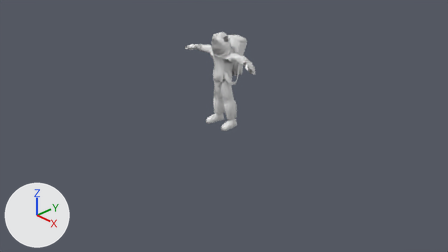
Before and after pictures for a commit that changed the Blender file blender_files/astronaut/low_poly_part2_helmet.blend.
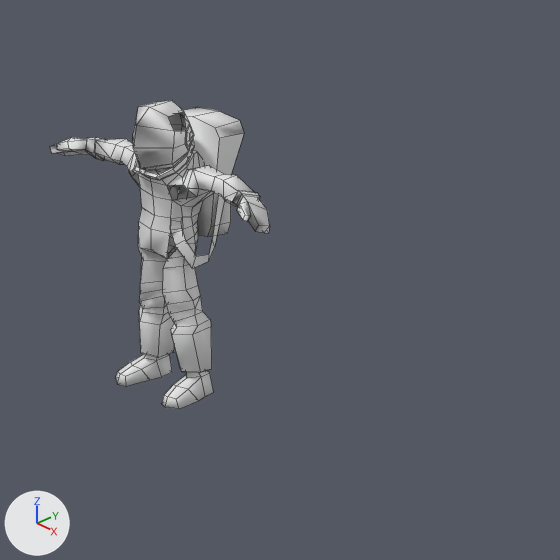
Each version appears first from the file's camera 'Camera', and next in a close-up on the part from 38% to 78% of the width and 0% to 71% of the height. Arrows for +X, +Y and +Z are at lower left; the lights stay in place. The close-ups show mesh edges as thin lines.

Objects in the first close-up: 'SpaceMan_Sketchfab'.
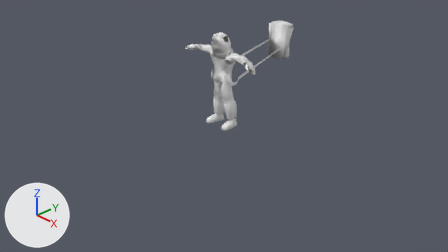
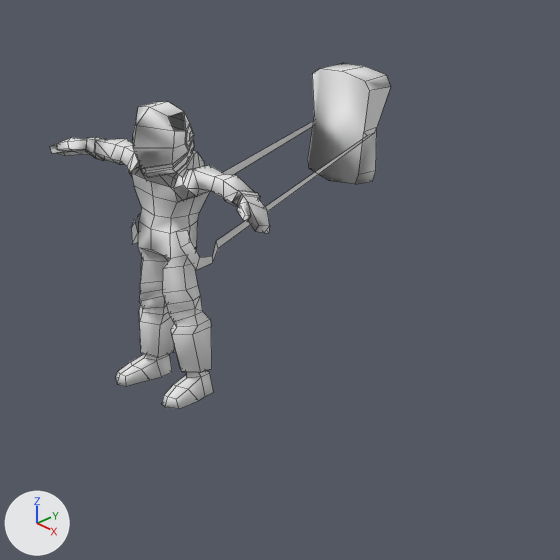
Location of each change, [x1, y1, x2, y2] in pixels of the close-ups (560 x 560 px):
'SpaceMan_Sketchfab', reshaped (54% wider, 12% taller)
    before: [50, 100, 270, 409]
    after: [50, 63, 390, 409]
part 1 of me_spaceman_data_001, added
    after: [131, 63, 390, 270]
part 2 of me_spaceman_data_001, cut back
    before: [133, 100, 244, 268]
    after: [132, 102, 209, 268]

The change, as a list of edits to the scene's bpy script:
```text
Change me_spaceman_data_001:
    used by ob_spaceman_sketchfab; location = (0.0, 0.0, 0.0); rotation_euler = (1.571, 0.0, 0.0), in degrees (90, 0, 0); scale = (0.01, 0.01, 0.01)
    remove me_spaceman_data_001.from_pydata(...)  # 599 vertices, 513 faces, 5 loose edges; spans x -85.0..86.0, y 0.0..170.0, z -37.0..28.0
    add me_spaceman_data_001.from_pydata(...)  # 538 vertices, 451 faces, 4 loose edges; spans x -85.0..86.0, y 0.0..170.0, z -159.0..28.0
    me_spaceman_data_001 part 1: a new loose piece of 49 vertices spanning x -30.0..27.0, y 80.0..157.0, z -159.0..11.0
    me_spaceman_data_001 part 2
    126 vertices are removed from x -24.0..24.0, y 80.0..170.0, z -37.0..19.0
    143 faces are deleted
    4 loose edges are deleted
    3 vertices move from x -13.0..13.0, y 115.0..119.0, z 5.0..11.0 to x -18.0..18.0, y 119.0..120.0, z -1.0..11.0
    16 vertices are added at x -17.0..17.0, y 85.0..170.0, z -17.0..14.0
    3 loose edges are added
    52 new faces join them
```
